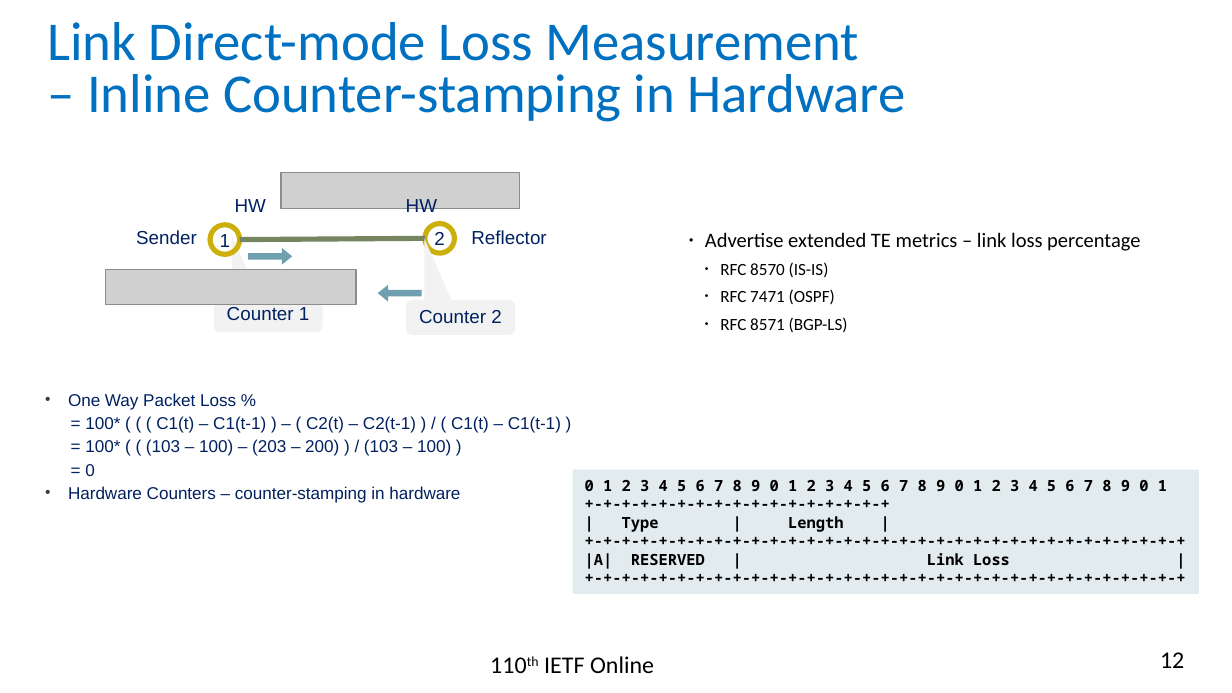
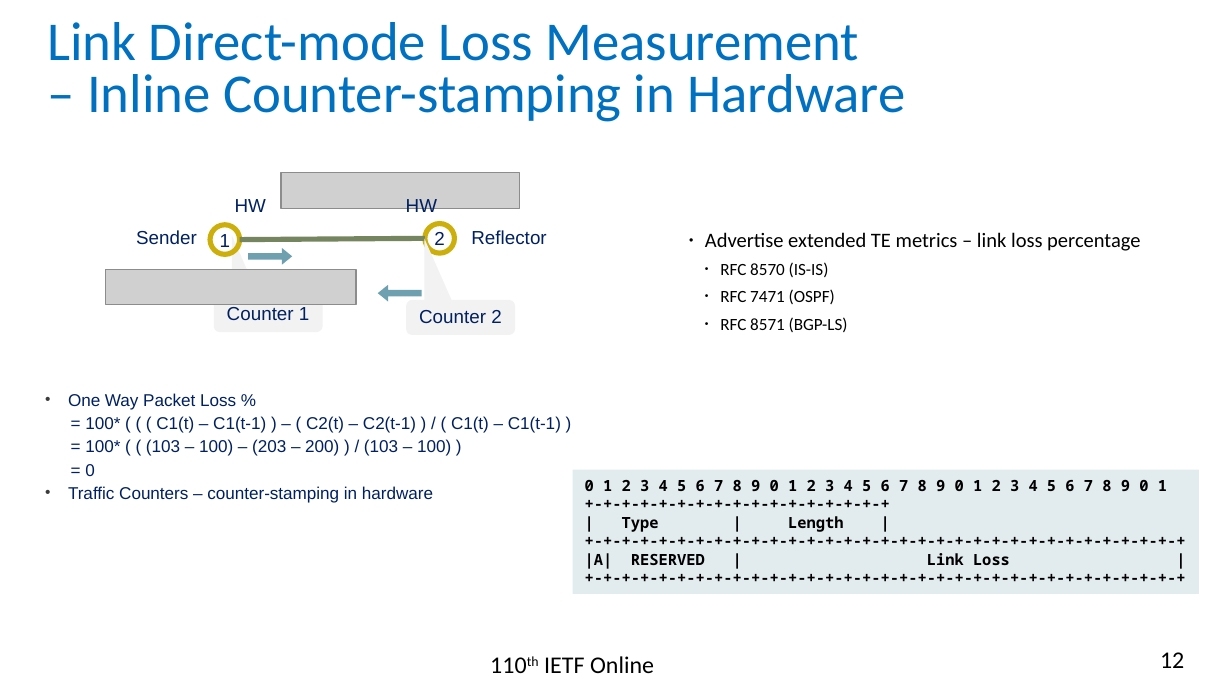
Before and after one commit to rakgandhi/ietf-slides, a slide deck: slide 12 of draft-gandhi-ippm-stamp-srpm-01.pptx. Drawn at 1232x693 pixels with LibreOffice and Linux fonts; fonts in the diff are those of the drawing; grey boxes stand for pictures. Boxes give left, top, right and bottom in pixels: in the first picture for what was removed or moved away, otherwise in the second. Text is boxed around its words. In the diff, an @@ line names an element or a change of style, - is before the commit and + after.

```diff
--- a/draft-gandhi-ippm-stamp-srpm-01.pptx
+++ b/draft-gandhi-ippm-stamp-srpm-01.pptx
@@ text at (68, 486, 433, 503): text changed @@
-• Hardware Counters – counter-stamping in hardware
+• Traffic Counters – counter-stamping in hardware
```
Also in this commit, not shown: 1 other slide changed, 1 slide added, 3 other files.
